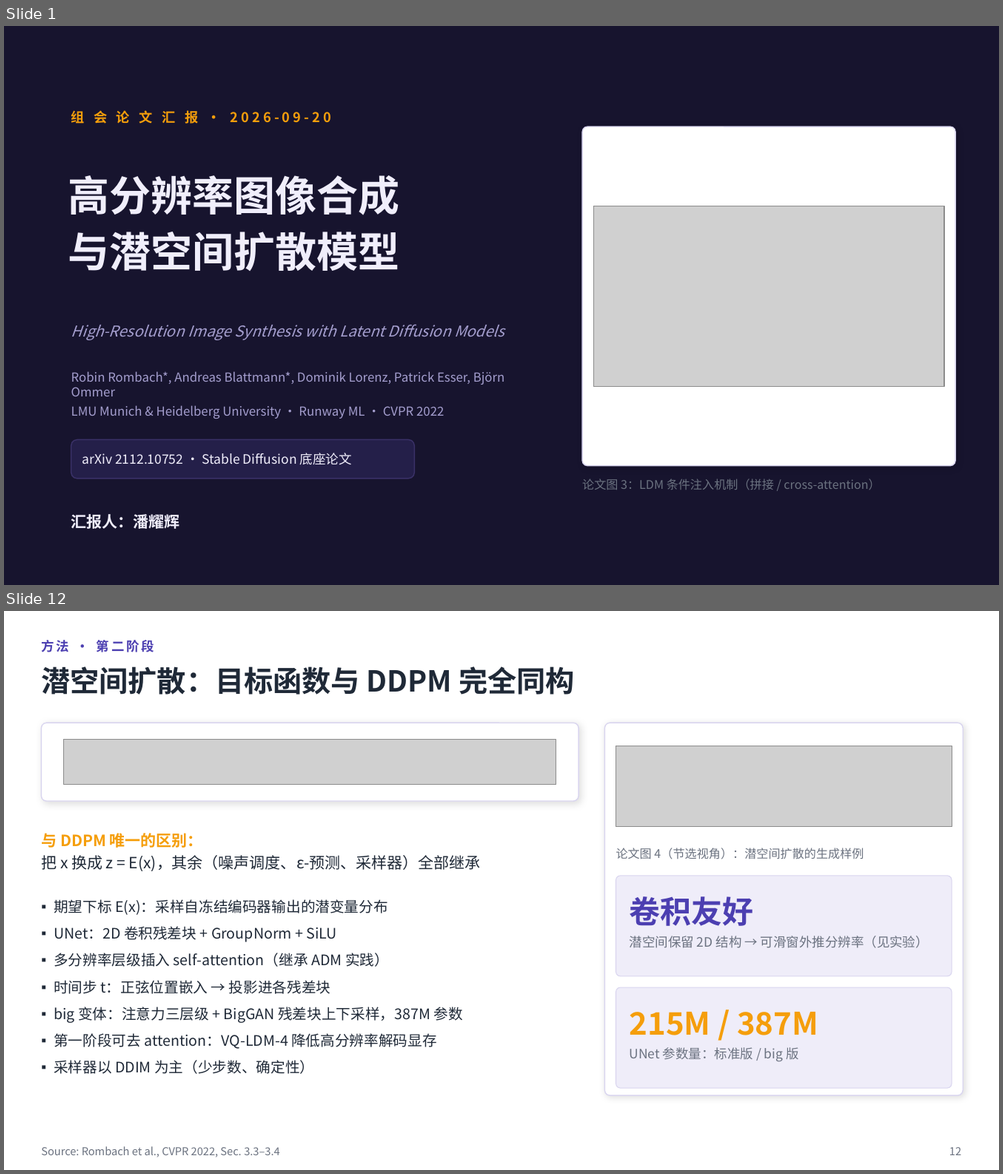
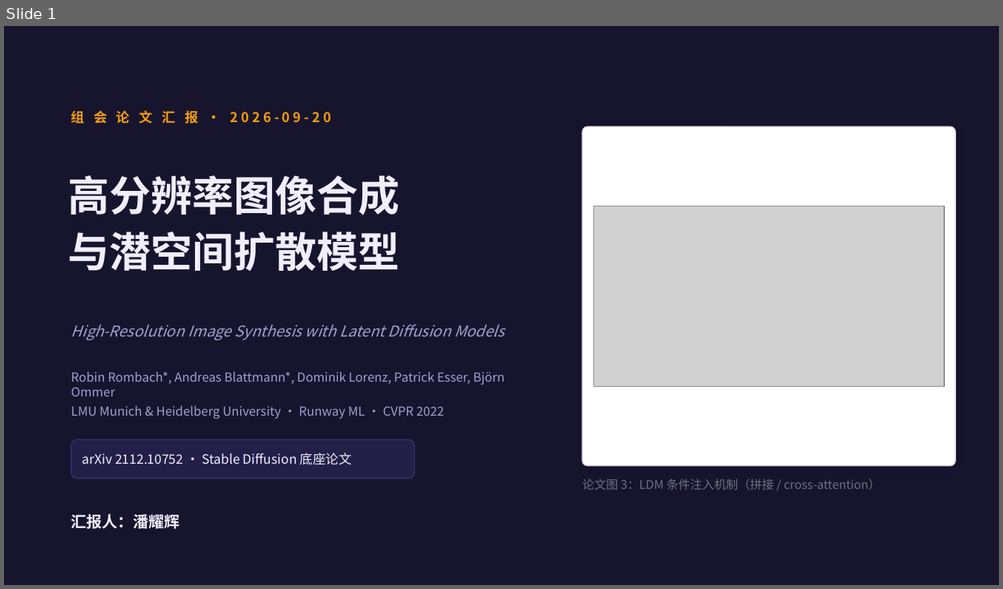
Before and after one commit to Gsheen76/My-Obsidian, a slide deck: 项目/学习项目/研究生阶段/多任务成像/组会汇报/LDM论文组会汇报-2026-09-20.pptx. Shown one above the other, each under a label of ours: slides 1 and 12 before the commit, slide 1 after it; the slides between them are not shown. The pictures are 1003x1174 and 1003x589 pixels, drawn with LibreOffice and Linux fonts; fonts in the diff are those of the drawing; grey boxes stand for pictures. Boxes give left, top, right and bottom in pixels: in the first picture for what was removed or moved away, otherwise in the second. Text is boxed around its words. In the diff, an @@ line names an element or a change of style, - is before the commit and + after.

```diff
--- a/项目/学习项目/研究生阶段/多任务成像/组会汇报/LDM论文组会汇报-2026-09-20.pptx
+++ b/项目/学习项目/研究生阶段/多任务成像/组会汇报/LDM论文组会汇报-2026-09-20.pptx
@@ slide 12 removed at box(4, 611, 999, 1170), background #FFFFFF @@
@@ text removed at box(41, 640, 154, 652) @@
-方法 · 第二阶段
@@ text removed at box(41, 667, 575, 695) @@
-潜空间扩散：目标函数与 DDPM 完全同构
@@ rounded rectangle removed at box(41, 723, 578, 801) @@
@@ picture removed at box(64, 739, 556, 785) @@
@@ rounded rectangle removed at box(605, 723, 963, 1096) @@
@@ picture removed at box(616, 746, 951, 826) @@
@@ text removed at box(41, 833, 481, 871) @@
-与 DDPM 唯一的区别：
-把 x 换成 z = E(x)，其余（噪声调度、ε-预测、采样器）全部继承
@@ text removed at box(616, 848, 863, 860) @@
-论文图 4（节选视角）：潜空间扩散的生成样例
@@ rounded rectangle removed at box(616, 876, 951, 977) @@
@@ text removed at box(629, 897, 754, 926) @@
-卷积友好
@@ text removed at box(54, 900, 463, 1074) @@
-▪ 期望下标 E(x)：采样自冻结编码器输出的潜变量分布
-▪ UNet：2D 卷积残差块 + GroupNorm + SiLU
-▪ 多分辨率层级插入 self-attention（继承 ADM 实践）
-▪ 时间步 t：正弦位置嵌入 → 投影进各残差块
-▪ big 变体：注意力三层级 + BigGAN 残差块上下采样，387M 参数
-▪ 第一阶段可去 attention：VQ-LDM-4 降低高分辨率解码显存
-▪ 采样器以 DDIM 为主（少步数、确定性）
@@ text removed at box(629, 936, 928, 948) @@
-潜空间保留 2D 结构 → 可滑窗外推分辨率（见实验）
@@ rounded rectangle removed at box(616, 988, 951, 1088) @@
@@ text removed at box(629, 1012, 818, 1036) @@
-215M / 387M
@@ text removed at box(629, 1048, 799, 1062) @@
-UNet 参数量：标准版 / big 版
@@ text removed at box(41, 1147, 279, 1158) @@
-Source: Rombach et al., CVPR 2022, Sec. 3.3–3.4
@@ text removed at box(949, 1147, 961, 1156) @@
-12
```
Also in this commit, not shown: 28 slides changed, 16 slides added, 3 other slides removed, 7 other files.
